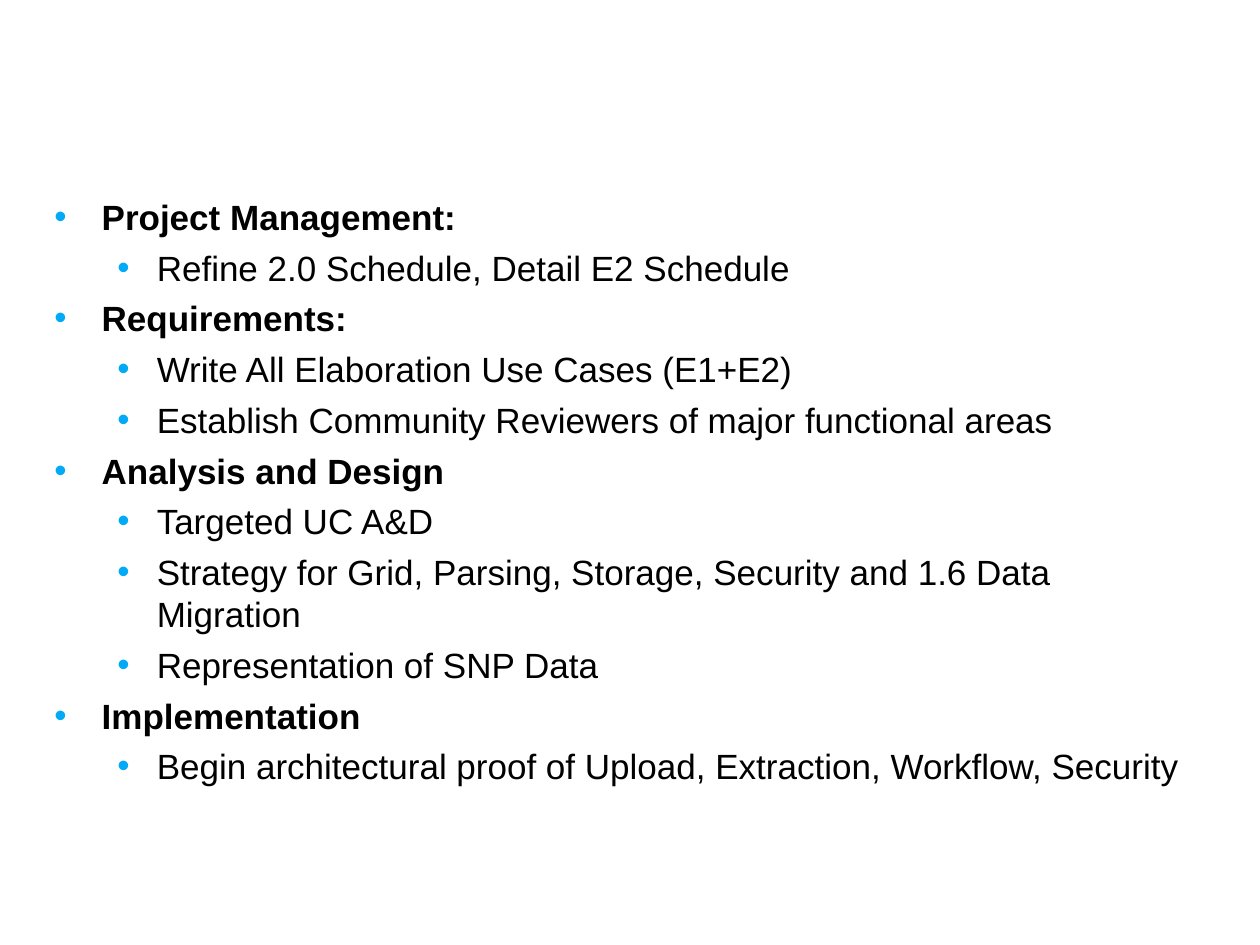
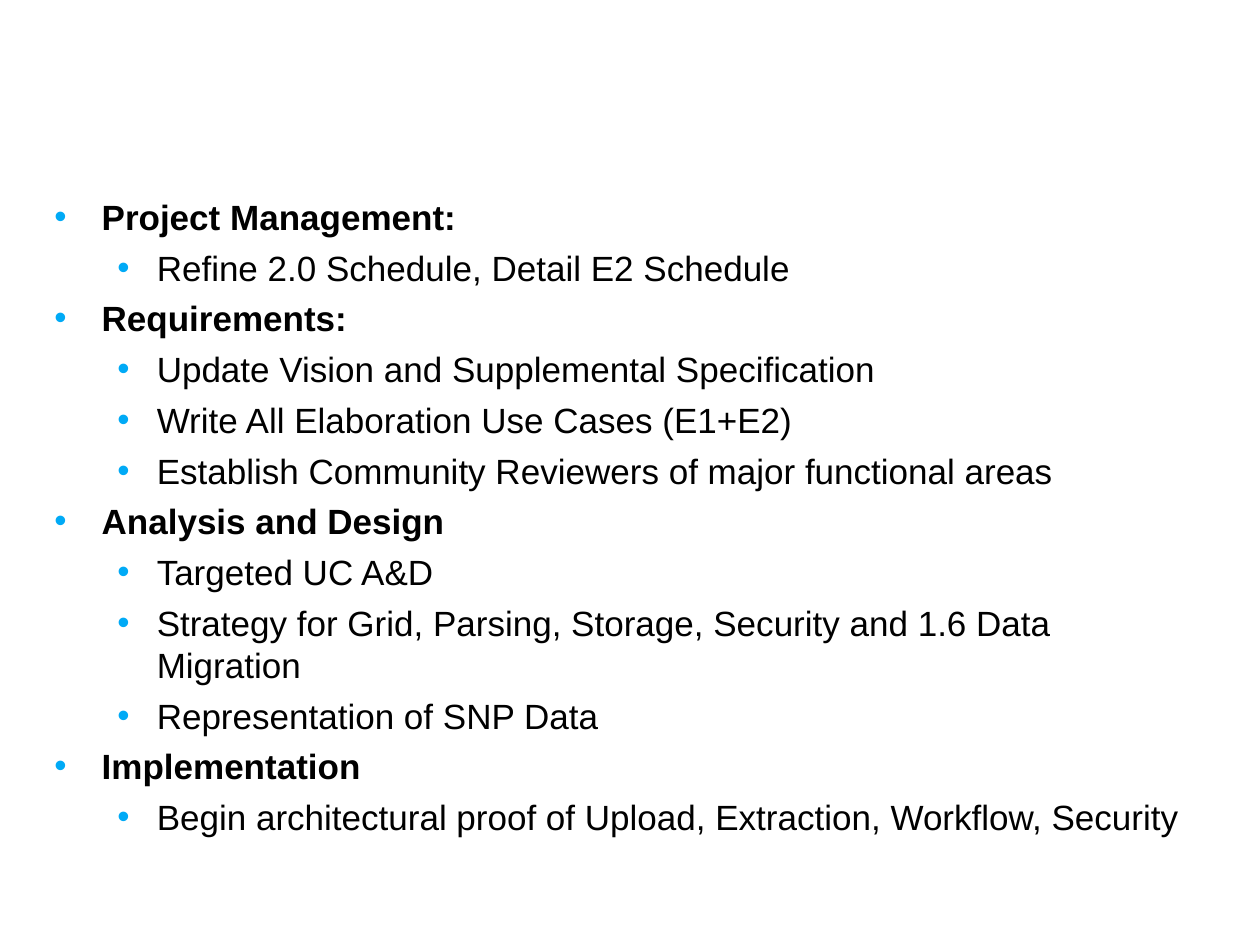
Before and after one commit to NCIP/caarray-docs, a slide deck: slide 8 of project_management/open_meetings/caArray User Community Meeting June 20.ppt. Drawn at 1260x945 pixels with LibreOffice and Linux fonts; fonts in the diff are those of the drawing; background and template pictures are left out. Boxes give left, top, right and bottom in pixels: in the first picture for what was removed or moved away, otherwise in the second. Text is boxed around its words. In the diff, an @@ line names an element or a change of style, - is before the commit and + after.

```diff
--- a/project_management/open_meetings/caArray User Community Meeting June 20.ppt
+++ b/project_management/open_meetings/caArray User Community Meeting June 20.ppt
@@ text at (x1=157, y1=356, x2=875, y2=389): paragraph added @@
+  • Update Vision and Supplemental Specification
```
Also in this commit, not shown: 1 other slide changed, 1 slide added.
